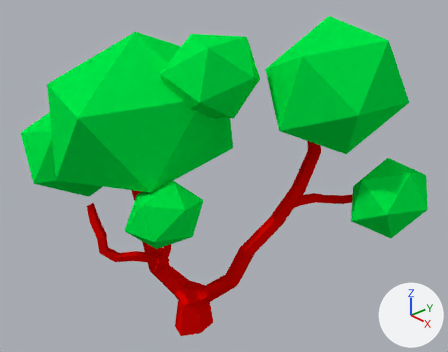
What one commit did to the Blender file assets/tree_lowpoly.blend.
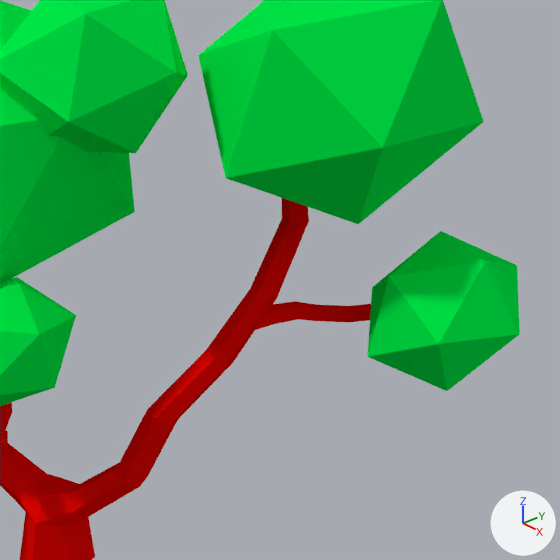
There are two pictures of each version: one whole from a 50 mm camera at (1.325, -1.038, 1.351) aimed at (-0.009, 0.148, 0.483), one close up on the part from 37% to 100% of the width and 12% to 92% of the height. Lighting does not change. The marker at lower right points along +X, +Y and +Z.

The first close-up shows 'Tree_lp_11_Untitled'.
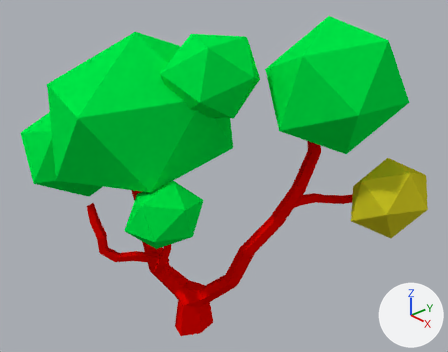
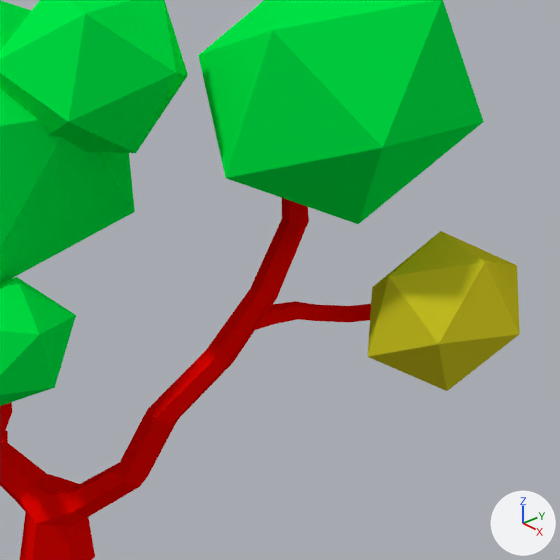
Location of each change, [x1, y1, x2, y2] in pixels of the close-ups (560 x 560 px):
```json
{"part": 1, "of": "me_tree_lp_11_untitled", "change": "recoloured", "before": [368, 231, 520, 391], "after": [368, 231, 520, 391], "on screen": "green to yellow"}
```

The change, as JSON lines over the scene's bpy script:
```json
{"op": "add", "block": "mat_sideleaf", "code": ["mat_sideleaf = diffuse_material('SideLeaf')", "mat_sideleaf.base_color = (0.593, 0.536, 0.0166)  # yellow #cac123"]}
{"block": "me_tree_lp_11_untitled", "where": "me_tree_lp_11_untitled.from_pydata(...)  # 281 vertices, 312 faces; spans x -0.503..0.497, y -0.028..0.972, z -0.648..0.352"}
{"block": "me_tree_lp_11_untitled", "where": "# used by ob_tree_lp_11_untitled; location = (0.0, 0.0, 0.0); rotation_euler = (1.571, 0.0, 0.0), in degrees (90, 0, 0)"}
{"block": "me_tree_lp_11_untitled", "change": "me_tree_lp_11_untitled part 1: 20 of the faces centred in x 0.297..0.465, y 0.339..0.535, z -0.62..-0.37 switch from mat_leaves (green #00e746) to mat_sideleaf (yellow #cac123)"}
```
